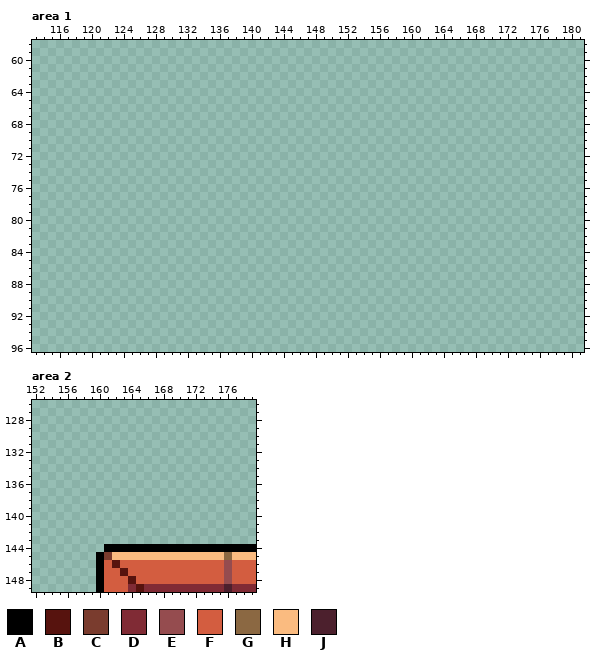
Pixel-art file -- assets/sprites/level_idea.aseprite. Above is the file before it was changed.
622x317 pixels, 1 frame. Colours within 5 levels of each other are drawn and written as one. Shown: area 1: x 113..181, y 58..96; area 2: x 152..179, y 126..149.
Visible layers, top first: "Player", "Map_v2", "Objects".
Palette (. is transparent): A #000000  B #57130e  C #7a3c2e  D #802b35  E #954c4f  F #d35d40  G #8b6842  H #fabb80  J #4c202d
Pixels before, area 1 (only the part around the change), first column x 113:
59 .....................................................................
60 .....................................................................
61 .....................................................................
62 .....................................................................
63 .....................................................................
64 .....................................................................
65 .....................................................................
66 .....................................................................
67 .....................................................................
68 .....................................................................
69 .....................................................................
70 .....................................................................
71 .....................................................................
72 .....................................................................
73 .....................................................................
74 .....................................................................
75 .....................................................................
76 .....................................................................
77 .....................................................................
78 .....................................................................
79 .....................................................................
80 .....................................................................
81 .....................................................................
82 .....................................................................
83 .....................................................................
84 .....................................................................
85 .....................................................................
86 .....................................................................
87 .....................................................................
88 .....................................................................
89 .....................................................................
90 .....................................................................
91 .....................................................................
92 .....................................................................
93 .....................................................................
94 .....................................................................
95 .....................................................................
96 .....................................................................
Pixels before, area 2, first column x 160:
144 .AAAAAAAAAAAAAAAAAAA
145 ACHHHHHHHHHHHHHHGHHH
146 AFBFFFFFFFFFFFFFEFFF
147 AFFBFFFFFFFFFFFFEFFF
148 AFFFBFFFFFFFFFFFEFFF
149 AFFFDBDDDDDDDDDDJDDD
New version:
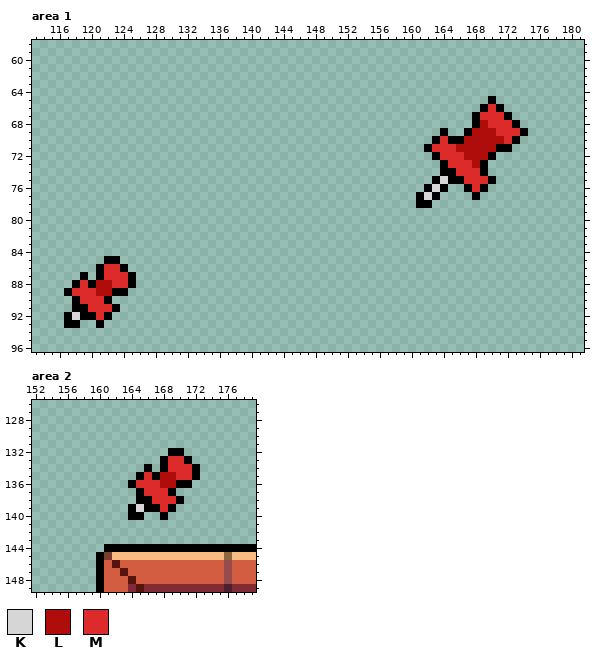
Colours new in this view: K #d6d6d6  L #af0c0c  M #dd2b2b
The edit:
Area 1, layer "Objects":
The edit adds colour A in row 65 at x 170; in row 66 at x 169 and 171; in row 67 at x 168 and 172; in row 68 at x 168 and 173; in row 69 at x 164, 167 and 174; in row 70 at x 163, 165 to 166 and 173.
The edit adds colour A in row 71 at x 162 and 171 to 172; in row 72 at x 163 and 170; in row 73 at x 164 and 169; in row 74 at x 164 to 165 and 169; in row 75 at x 163, 165 to 166 and 170; in row 76 at x 162, 164, 167 and 169.
The edit adds colour A in row 77 at x 161, 163 and 168; in row 78 at x 161 to 162; in row 85 at x 122 to 123; in row 86 at x 121 and 124; in row 87 at x 119, 121 and 125; in row 88 at x 118, 120 and 125.
The edit adds colour A in row 89 at x 117 and 123 to 124; in row 90 at x 118 and 122; in row 91 at x 118 to 119 and 123; in row 92 at x 117, 119 to 120 and 122; in row 93 at x 117 to 118 and 121.
The edit adds colour K in row 75 at x 164; in row 76 at x 163; in row 77 at x 162; in row 92 at x 118.
The edit adds colour L in row 68 at x 169; in row 69 at x 168 to 170; in row 70 at x 167 to 171; in row 71 at x 166 to 170; in row 72 at x 167 to 169; in row 73 at x 168.
The edit adds colour L in rows 88 to 89 at x 121 to 122.
The edit adds colour M in row 66 at x 170; in row 67 at x 169 to 171; in row 68 at x 170 to 172; in row 69 at x 171 to 173; in row 70 at x 164 and 172; in row 71 at x 163 to 165.
The edit adds colour M in row 72 at x 164 to 166; in row 73 at x 165 to 167; in row 74 at x 166 to 168; in row 75 at x 167 to 169; in row 76 at x 168; in row 86 at x 122 to 123.
The edit adds colour M in row 87 at x 122 to 124; in row 88 at x 119 and 123 to 124; in row 89 at x 118 to 120; in row 90 at x 119 to 121; in row 91 at x 120 to 122; in row 92 at x 121.
Area 2, layer "Objects":
The edit adds colour A in row 132 at x 169 to 170; in row 133 at x 168 and 171; in row 134 at x 166, 168 and 172; in row 135 at x 165, 167 and 172; in row 136 at x 164 and 170 to 171; in row 137 at x 165 and 169.
The edit adds colour A in row 138 at x 165 to 166 and 170; in row 139 at x 164, 166 to 167 and 169; in row 140 at x 164 to 165 and 168.
The edit adds colour K in row 139 at x 165.
The edit adds colour L in rows 135 to 136 at x 168 to 169.
The edit adds colour M in row 133 at x 169 to 170; in row 134 at x 169 to 171; in row 135 at x 166 and 170 to 171; in row 136 at x 165 to 167; in row 137 at x 166 to 168; in row 138 at x 167 to 169.
The edit adds colour M in row 139 at x 168.
Pixel boxes of the changes (left, top, right, bottom) in both pictures:
added: (416, 96, 528, 208)
added: (64, 256, 136, 328)
added: (128, 448, 200, 520)
